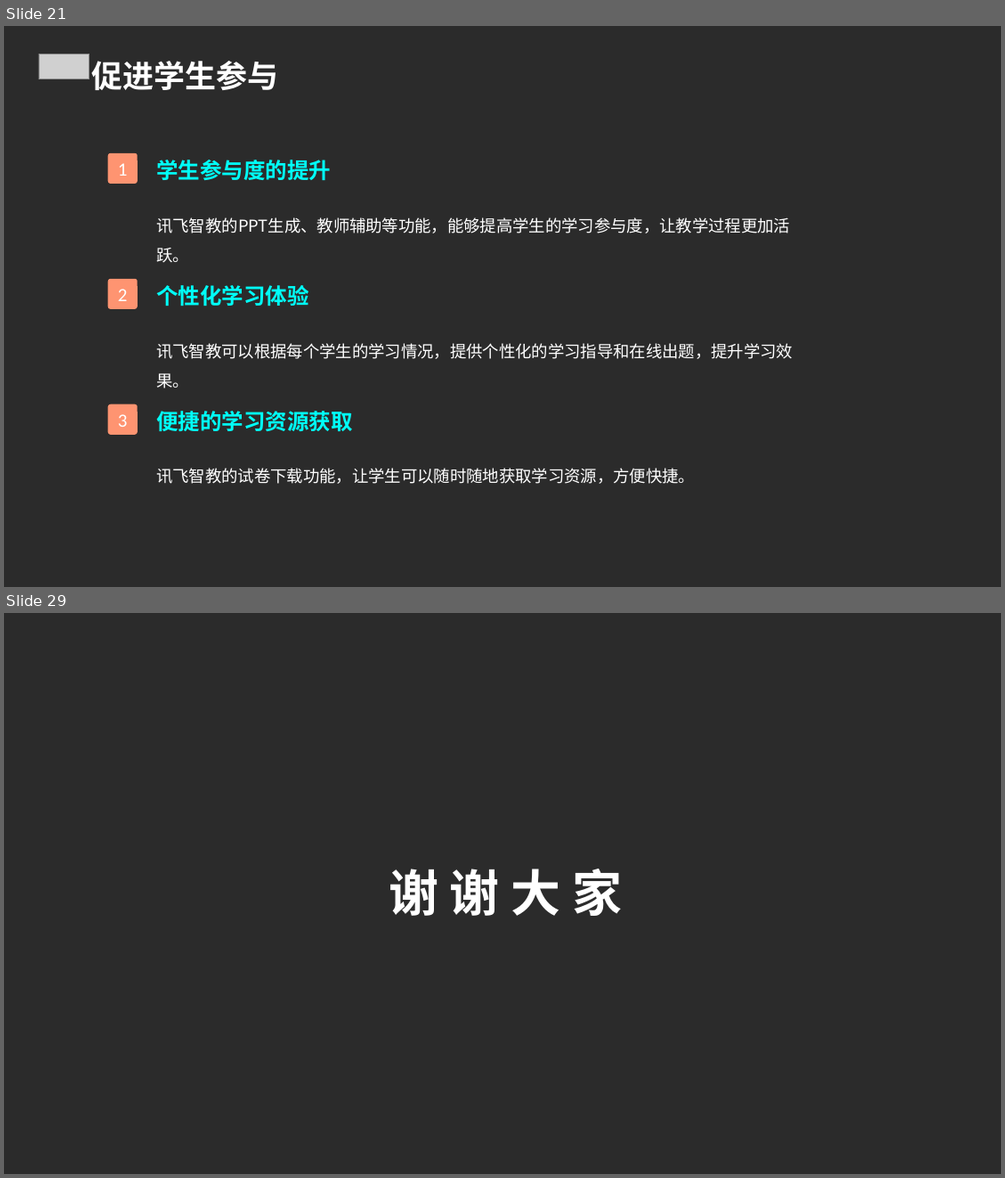
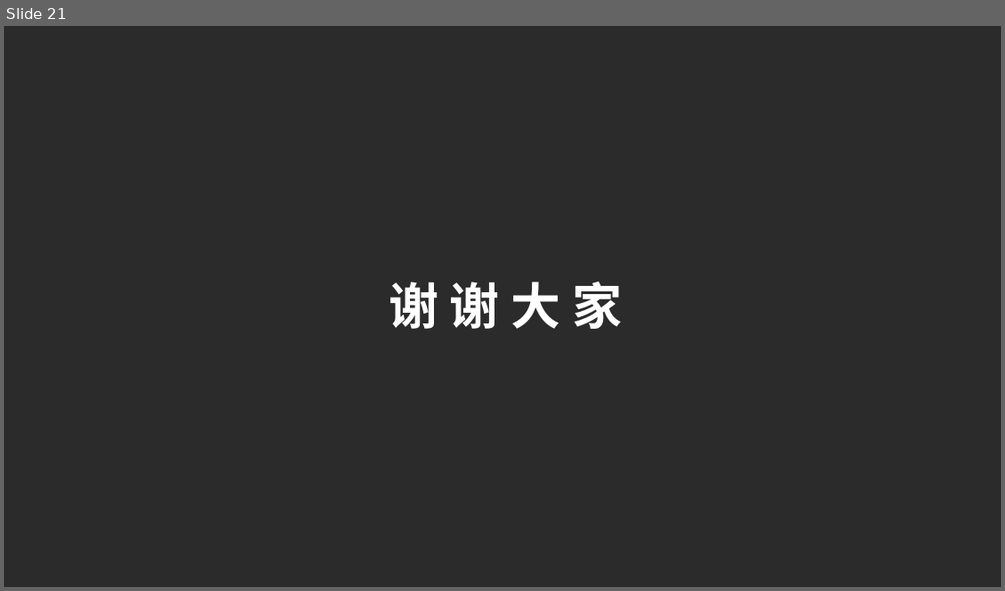
Before and after one commit to FlashLizard/Intelligent_Learning_Platform, a slide deck: src/generate_ppt/generate_ppt/ppttmp.ppt. Shown one above the other, each under a label of ours: slides 21 and 29 before the commit, slide 21 after it; the slides between them are not shown. The pictures are 1005x1178 and 1005x591 pixels, drawn with LibreOffice and Linux fonts; fonts in the diff are those of the drawing; grey boxes stand for pictures; background and template pictures are left out; a plain dark background stands for a picture behind light text. Boxes give left, top, right and bottom in pixels: in the first picture for what was removed or moved away, otherwise in the second. Text is boxed around its words. In the diff, an @@ line names an element or a change of style, - is before the commit and + after.

```diff
--- a/src/generate_ppt/generate_ppt/ppttmp.ppt
+++ b/src/generate_ppt/generate_ppt/ppttmp.ppt
@@ slide 21 removed at (4,26,1001,587), background picture (left out) @@
@@ picture removed at (39,54,89,79) @@
@@ text removed at (92,61,279,90) @@
-促进学生参与
@@ rounded rectangle removed at (108,153,138,184) @@
-1
@@ text removed at (156,160,790,263) @@
-学生参与度的提升
-讯飞智教的PPT生成、教师辅助等功能，能够提高学生的学习参与度，让教学过程更加活跃。
@@ rounded rectangle removed at (108,279,138,309) @@
-2
@@ text removed at (156,285,793,388) @@
-个性化学习体验
-讯飞智教可以根据每个学生的学习情况，提供个性化的学习指导和在线出题，提升学习效果。
@@ rounded rectangle removed at (108,404,138,435) @@
-3
@@ text removed at (156,410,695,483) @@
-便捷的学习资源获取
-讯飞智教的试卷下载功能，让学生可以随时随地获取学习资源，方便快捷。
@@ what was slide 29 is now slide 21 @@
```
Also in this commit, not shown: 5 slides changed, 15 slides added, 22 other slides removed, 9 other files.
